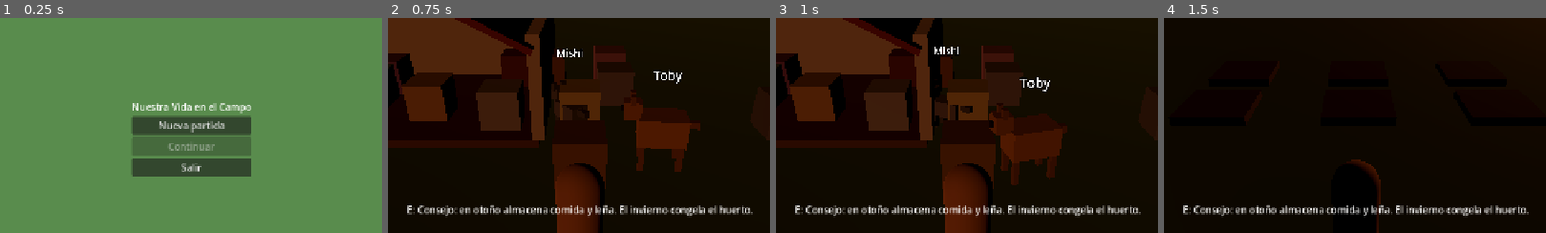
Above: before the commit, frames 1-4 (left to right).
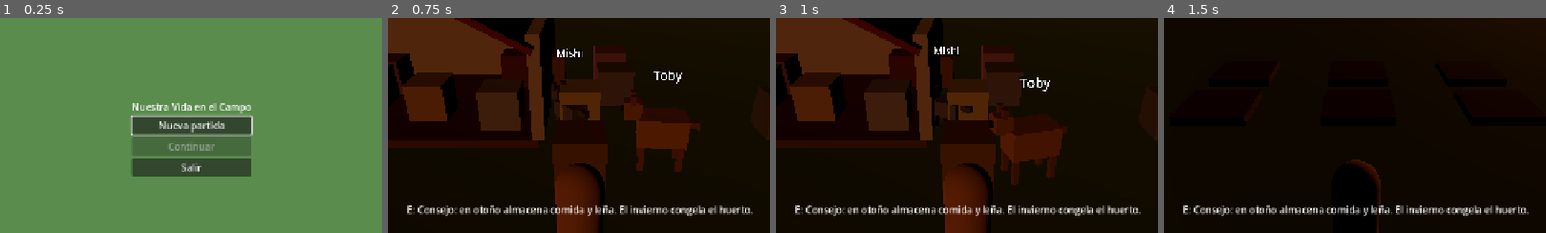
Above: after the commit, the same moments.

Repository: rafael-espinosa-rodriguez/nuestra-vida-en-el-campo
Game: Godot game, scene res://scenes/Title.tscn
Two runs of this game, one before a commit and one after it. Both use one fixed random seed, a clock stepped at 60 frames per second and the inputs below.
Inputs (mouse positions are % of the whole screen's width and height, from its top left):
- Up to frame 1 (0.25 s): no input
- Up to frame 2 (0.75 s): click "Nueva partida" at 0.5 s
- Up to frame 3 (1 s): no input
- Up to frame 4 (1.5 s): tap Enter (ui_accept) at 1.25 s; move the mouse to (72, 45) at 1.27 s; hold D (move_right) from 1.28 s (still down); tap G (gift) at 1.35 s; click (72, 45) at 1.42 s
The pictures show only the part of the screen within x 25-75%, y 22-72%; the shares and areas given below are measured in that part.

The runs differ from the first frame. In frame 1, 0.8% of the frame differs, in the area x 34-67%, y 45-56%; in frame 2, nothing differs; in frame 3, nothing differs; in frame 4, nothing differs.

Commit message:
fix(titulo): fondo no bloquea raton, foco inicial y logs de diagnostico

Diff:
--- a/scenes/Title.tscn
+++ b/scenes/Title.tscn
@@ -18,6 +18,7 @@
 anchor_bottom = 1.0
 grow_horizontal = 2
 grow_vertical = 2
+mouse_filter = 2
 color = Color(0.35, 0.55, 0.3, 1)
 
 [node name="Center" type="CenterContainer" parent="."]
--- a/scripts/ui/title.gd
+++ b/scripts/ui/title.gd
@@ -7,10 +7,12 @@
 
 
 func _ready() -> void:
+	print("TITLE: menu listo")
 	continue_button.disabled = not FileAccess.file_exists("user://savegame.json")
 	new_button.pressed.connect(_on_new_button_pressed)
 	continue_button.pressed.connect(_on_continue_button_pressed)
 	quit_button.pressed.connect(_on_quit_button_pressed)
+	new_button.grab_focus()
 
 
 func new_game() -> void:
@@ -36,12 +38,15 @@
 
 
 func _on_new_button_pressed() -> void:
+	print("TITLE: Nueva partida pulsado")
 	new_game()
 
 
 func _on_continue_button_pressed() -> void:
+	print("TITLE: Continuar pulsado")
 	continue_game()
 
 
 func _on_quit_button_pressed() -> void:
+	print("TITLE: Salir pulsado")
 	get_tree().quit()
